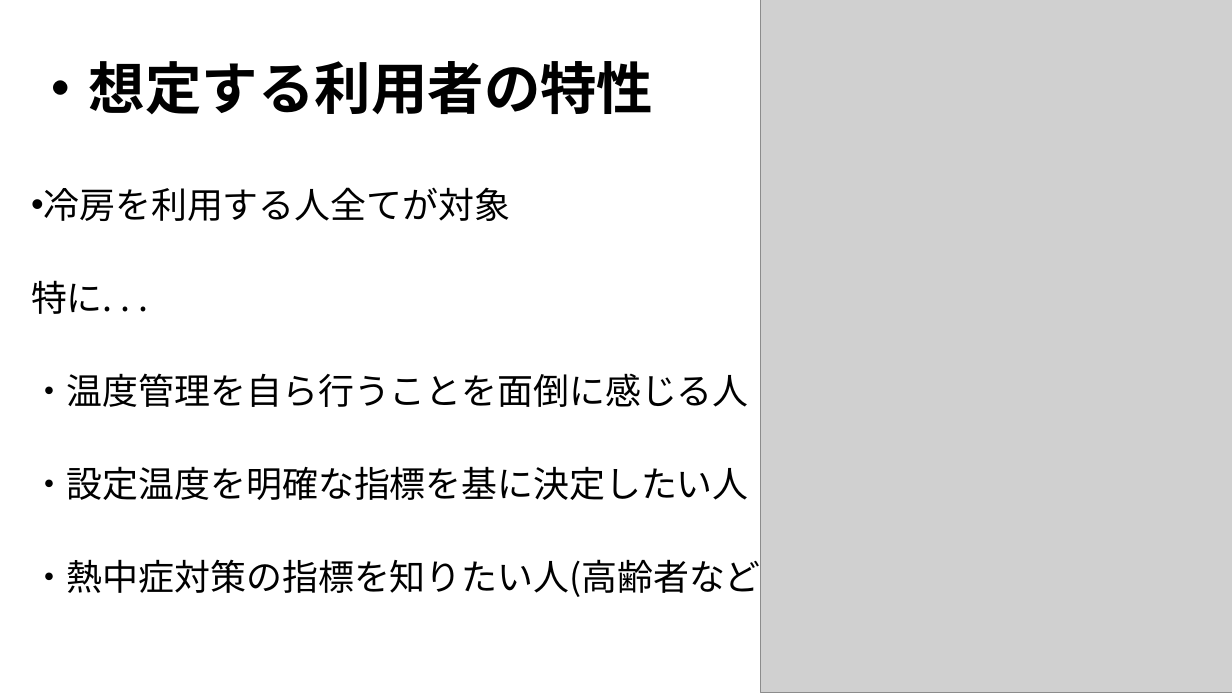
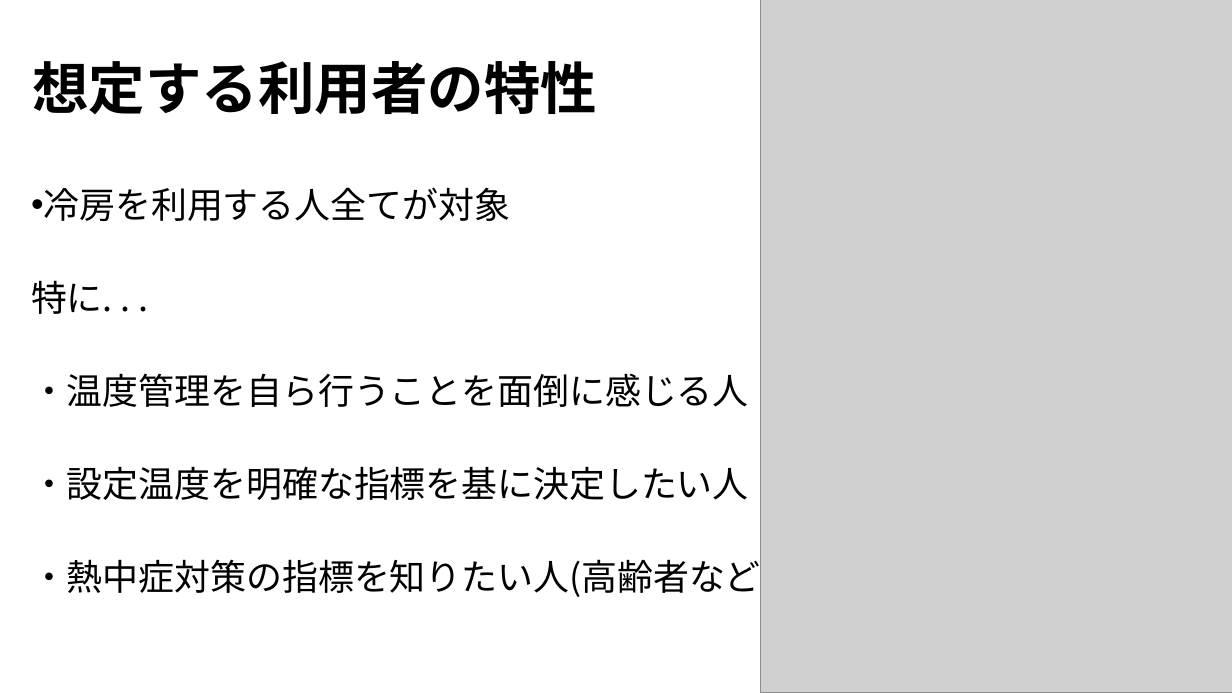
Before and after one commit to RUSAEXP12024/group17, a slide deck: slide 5 of SA組込み実験成果発表_17.pptx (slide 4 before the commit). Drawn at 1232x693 pixels with LibreOffice and Linux fonts; fonts in the diff are those of the drawing; grey boxes stand for pictures. Boxes give left, top, right and bottom in pixels: in the first picture for what was removed or moved away, otherwise in the second. Text is boxed around its words. In the diff, an @@ line names an element or a change of style, - is before the commit and + after.

```diff
--- a/SA組込み実験成果発表_17.pptx
+++ b/SA組込み実験成果発表_17.pptx
@@ text at [32, 61, 597, 114]: text changed @@
-・想定する利用者の特性
+想定する利用者の特性
```
Also in this commit, not shown: 9 other slides changed.
